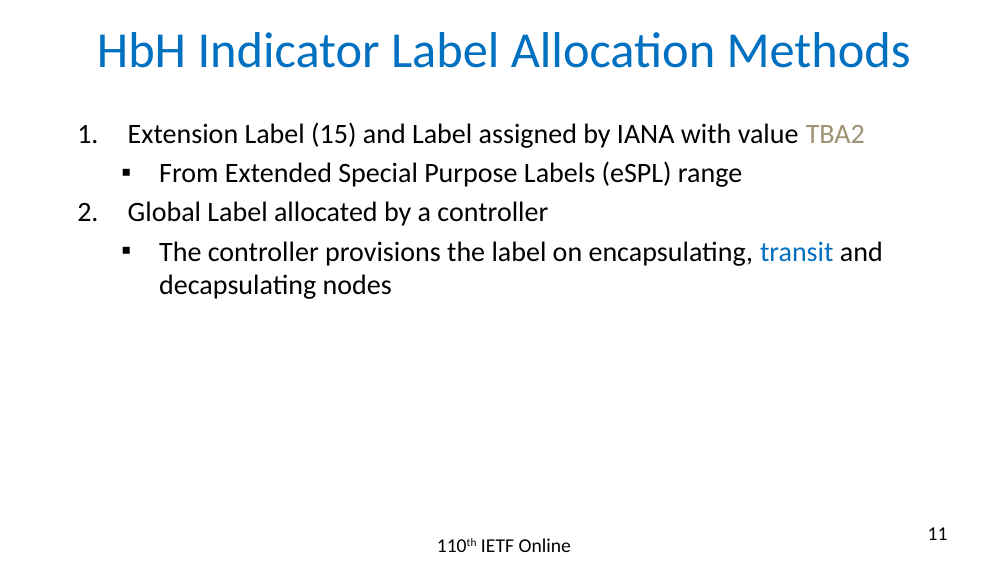
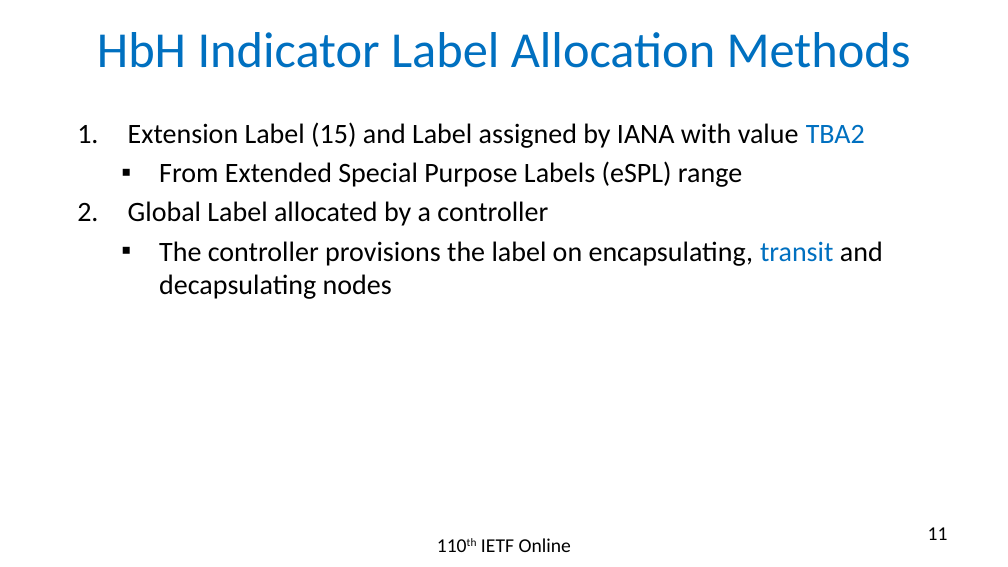
Before and after one commit to rakgandhi/ietf-slides, a slide deck: slide 11 of draft-gandhi-mpls-ioam-sr-05.pptx. Drawn at 1008x567 pixels with LibreOffice and Linux fonts; fonts in the diff are those of the drawing. Boxes give left, top, right and bottom in pixels: in the first picture for what was removed or moved away, otherwise in the second. Text is boxed around its words. In the diff, an @@ line names an element or a change of style, - is before the commit and + after.

```diff
--- a/draft-gandhi-mpls-ioam-sr-05.pptx
+++ b/draft-gandhi-mpls-ioam-sr-05.pptx
@@ text at (x1=128, y1=122, x2=865, y2=148): text colour #9E9273 to #0070C0 in "TBA2" @@
```
Also in this commit, not shown: 7 other slides changed, 1 other file.
